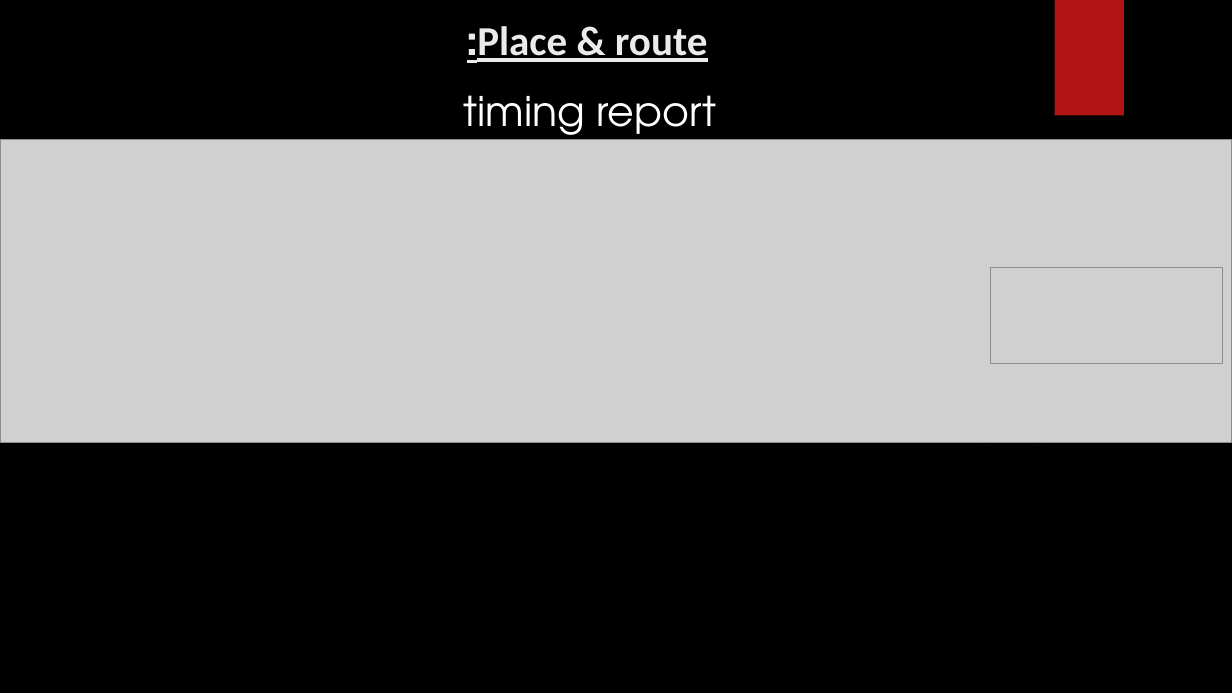
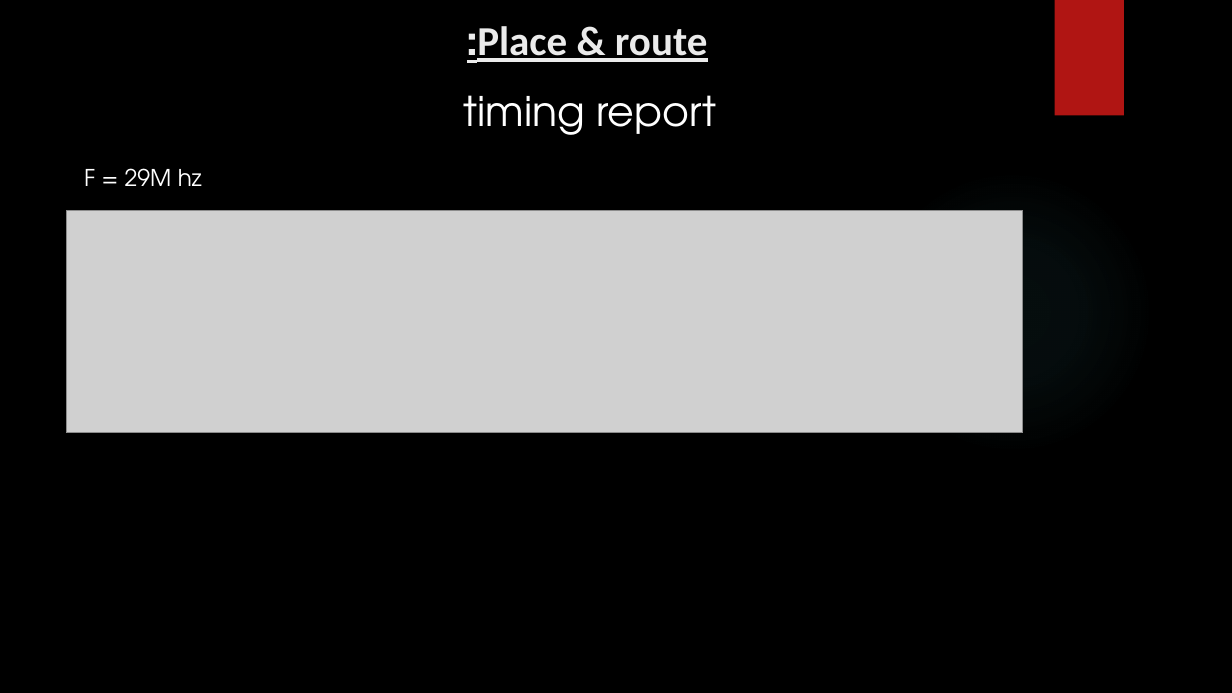
Before and after one commit to LeorBrennerWork/Verilog-Group-Assignment, a slide deck: slide 16 of הגשה/מצגת_סוף_קורס-_ורילוג.pptx (slide 15 before the commit). Drawn at 1232x693 pixels with LibreOffice and Linux fonts; fonts in the diff are those of the drawing; grey boxes stand for pictures; background and template pictures are left out. Boxes give left, top, right and bottom in pixels: in the first picture for what was removed or moved away, otherwise in the second. Text is boxed around its words. In the diff, an @@ line names an element or a change of style, - is before the commit and + after.

```diff
--- a/הגשה/מצגת_סוף_קורס-_ורילוג.pptx
+++ b/הגשה/מצגת_סוף_קורס-_ורילוג.pptx
@@ text added at (84,168,202,186), 18 pt, text #FFFFFF @@
+F = 29M hz
@@ picture: place and size @@
-picture at (0,140,1232,442)
+picture at (66,211,1023,433)
@@ picture removed at (991,268,1223,364) @@
```
Also in this commit, not shown: 1 other slide changed, 1 slide added.
